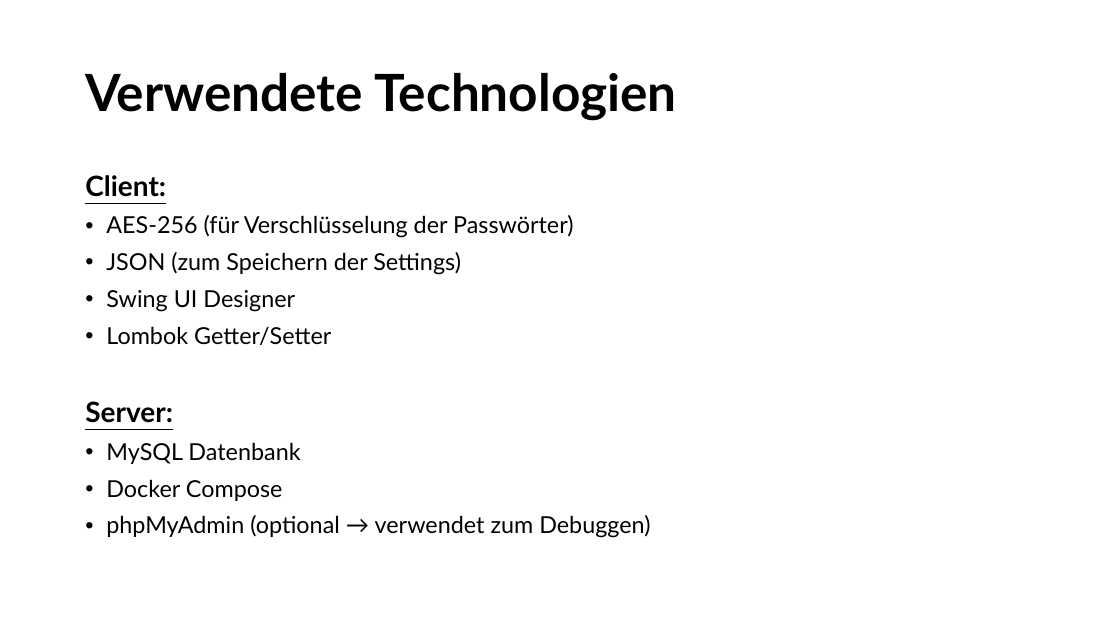
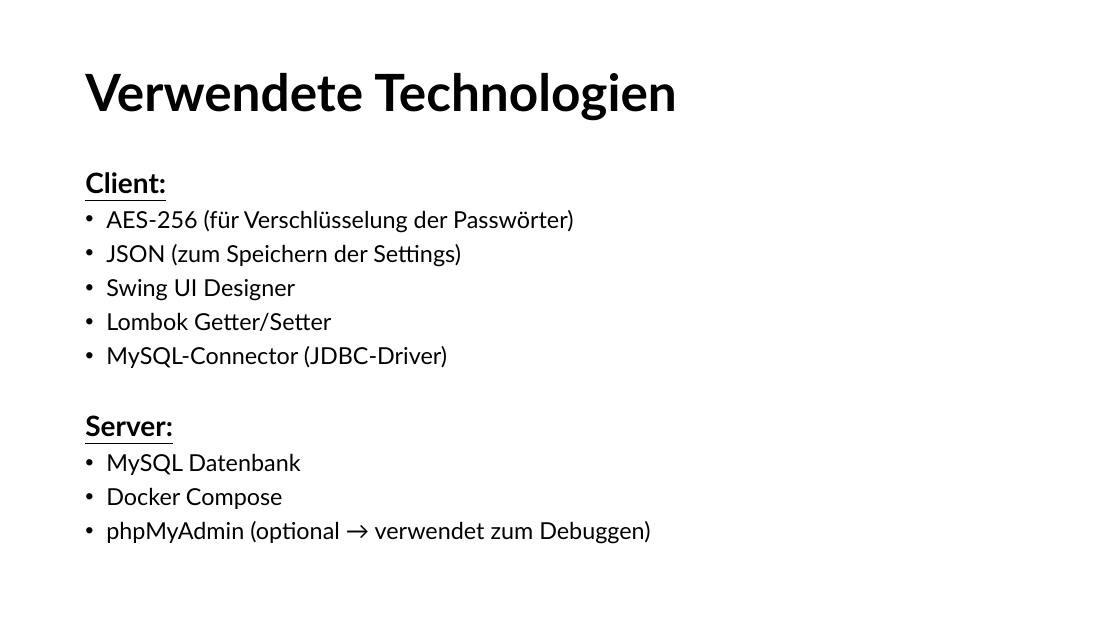
Before and after one commit to NykyTV/PasswortManager, a slide deck: slide 2 of pp/Presentation.pptx. Drawn at 1120x630 pixels with LibreOffice and Linux fonts; fonts in the diff are those of the drawing. Boxes give left, top, right and bottom in pixels: in the first picture for what was removed or moved away, otherwise in the second. Text is boxed around its words. In the diff, an @@ line names an element or a change of style, - is before the commit and + after.

Commit message:
update PowerPoint: added jdbc driver

```diff
--- a/pp/Presentation.pptx
+++ b/pp/Presentation.pptx
@@ text at box(85, 172, 650, 544): line spacing 0.9 to 0.8 @@
@@ text at box(106, 346, 447, 368): paragraph added @@
+• MySQL-Connector (JDBC-Driver)
```
